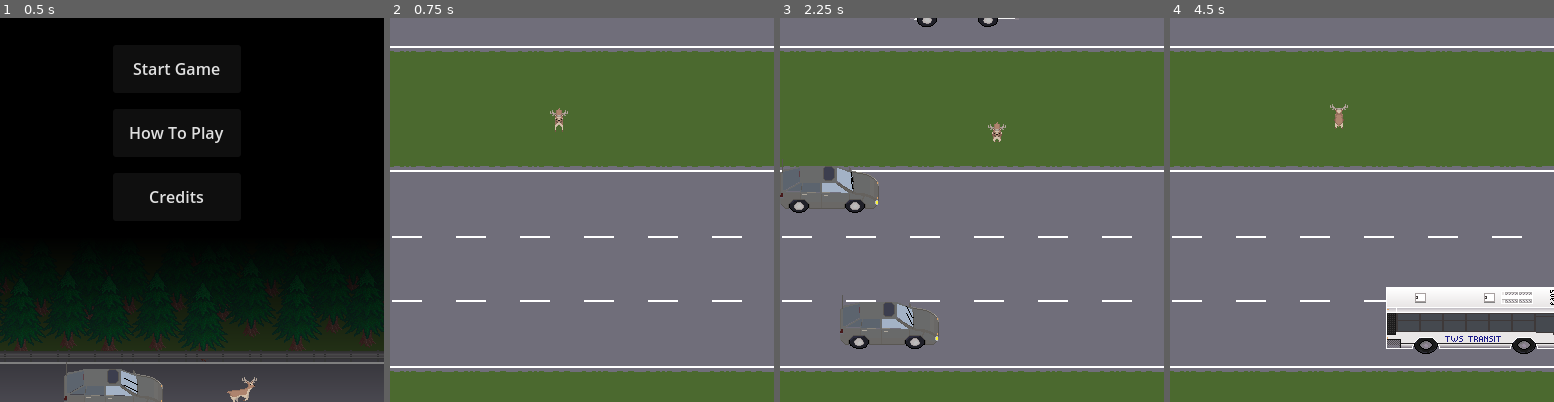
Above: before the commit, frames 1-4 (left to right).
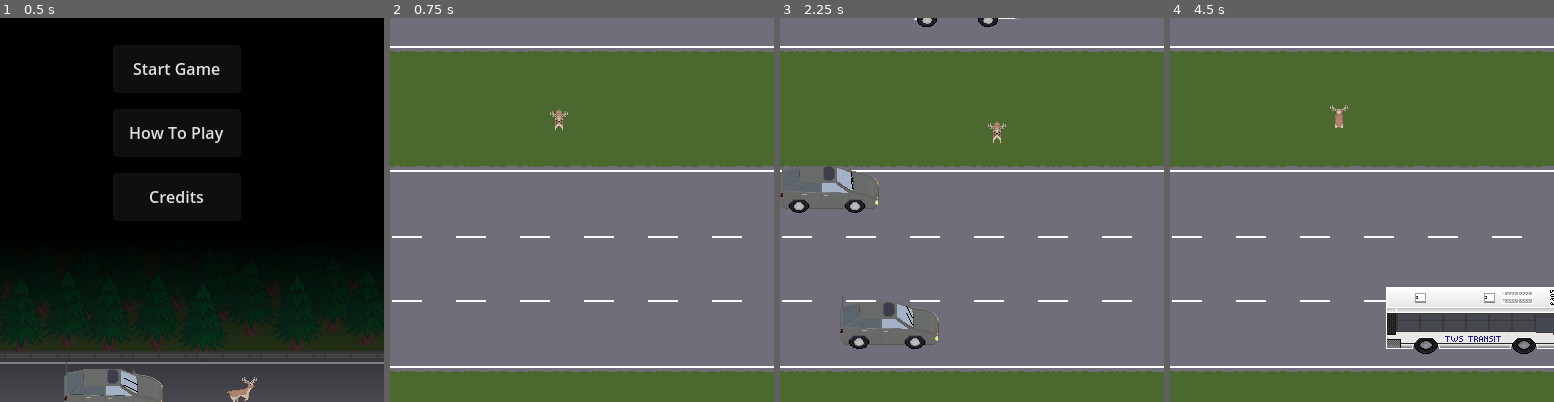
Above: after the commit, the same moments.

Repository: Pedro-T/deer-in-the-headlights
Game: Godot game, scene res://Main.tscn
The game is run twice, just before and just after one commit, with the same random seed, the same clock (stepped at 60 frames per second) and the same inputs.
Inputs:
- Up to frame 1 (0.5 s): no input
- Up to frame 2 (0.75 s): click "Start Game" at 0.5 s
- Up to frame 3 (2.25 s): hold D (move_right) 1.28-2.03 s; hold S (move_down) from 2.03 s (still down)
- Up to frame 4 (4.5 s): release S (move_down) at 2.78 s; hold D (move_right) 2.78-3.53 s; tap Enter at 3.5 s; hold W (move_up) 3.53-4.25 s; click "Return to Title" at 4.25 s
The pictures show only the part of the screen within x 27-77%, y 38-88%; the shares and areas given below are measured in that part.

Frame 1 is identical in both runs. In frame 2, less than 0.1% of the frame differs, in the area x 41-47%, y 23-29%; in frame 3, less than 0.1%, in the area x 54-59%, y 26-34%; in frame 4, less than 0.1%.

Commit message:
corrected inconsistent sprite frame rate

Diff:
--- a/deer-in-the-headlights/player/sprite/deer_frames.tres
+++ b/deer-in-the-headlights/player/sprite/deer_frames.tres
@@ -112,7 +112,7 @@
 }],
 "loop": true,
 "name": &"IDLE_EAST",
-"speed": 3.0
+"speed": 6.0
 }, {
 "frames": [{
 "duration": 1.0,
@@ -126,7 +126,7 @@
 }],
 "loop": true,
 "name": &"IDLE_NORTH",
-"speed": 3.0
+"speed": 6.0
 }, {
 "frames": [{
 "duration": 1.0,
@@ -140,7 +140,7 @@
 }],
 "loop": true,
 "name": &"IDLE_SOUTH",
-"speed": 3.0
+"speed": 6.0
 }, {
 "frames": [{
 "duration": 1.0,
@@ -154,7 +154,7 @@
 }],
 "loop": true,
 "name": &"IDLE_WEST",
-"speed": 3.0
+"speed": 6.0
 }, {
 "frames": [{
 "duration": 1.0,
@@ -182,7 +182,7 @@
 }],
 "loop": true,
 "name": &"RUN_NORTH",
-"speed": 4.0
+"speed": 6.0
 }, {
 "frames": [{
 "duration": 1.0,
@@ -196,7 +196,7 @@
 }],
 "loop": true,
 "name": &"RUN_SOUTH",
-"speed": 4.0
+"speed": 6.0
 }, {
 "frames": [{
 "duration": 1.0,
@@ -210,5 +210,5 @@
 }],
 "loop": true,
 "name": &"RUN_WEST",
-"speed": 4.0
+"speed": 6.0
 }]
